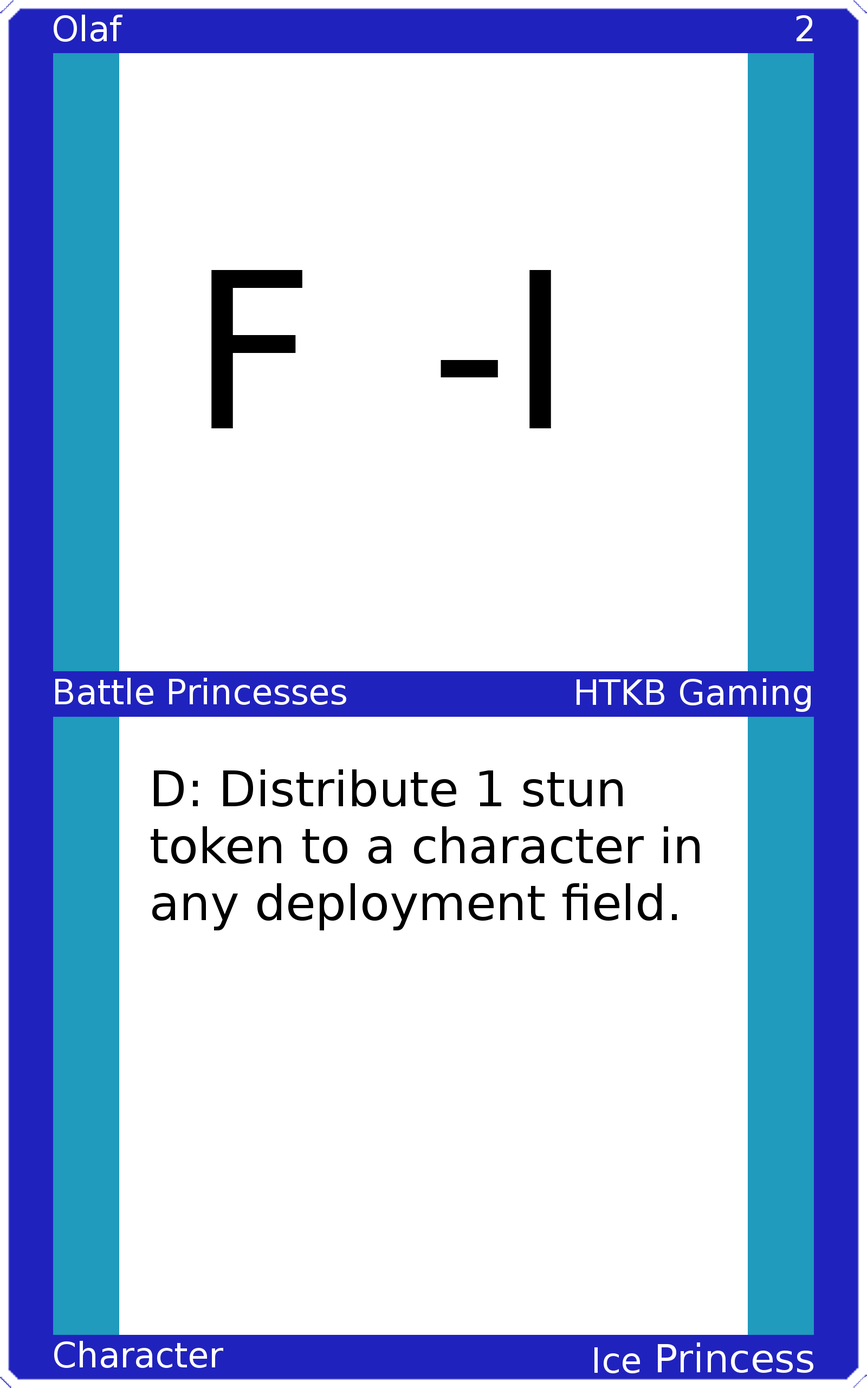
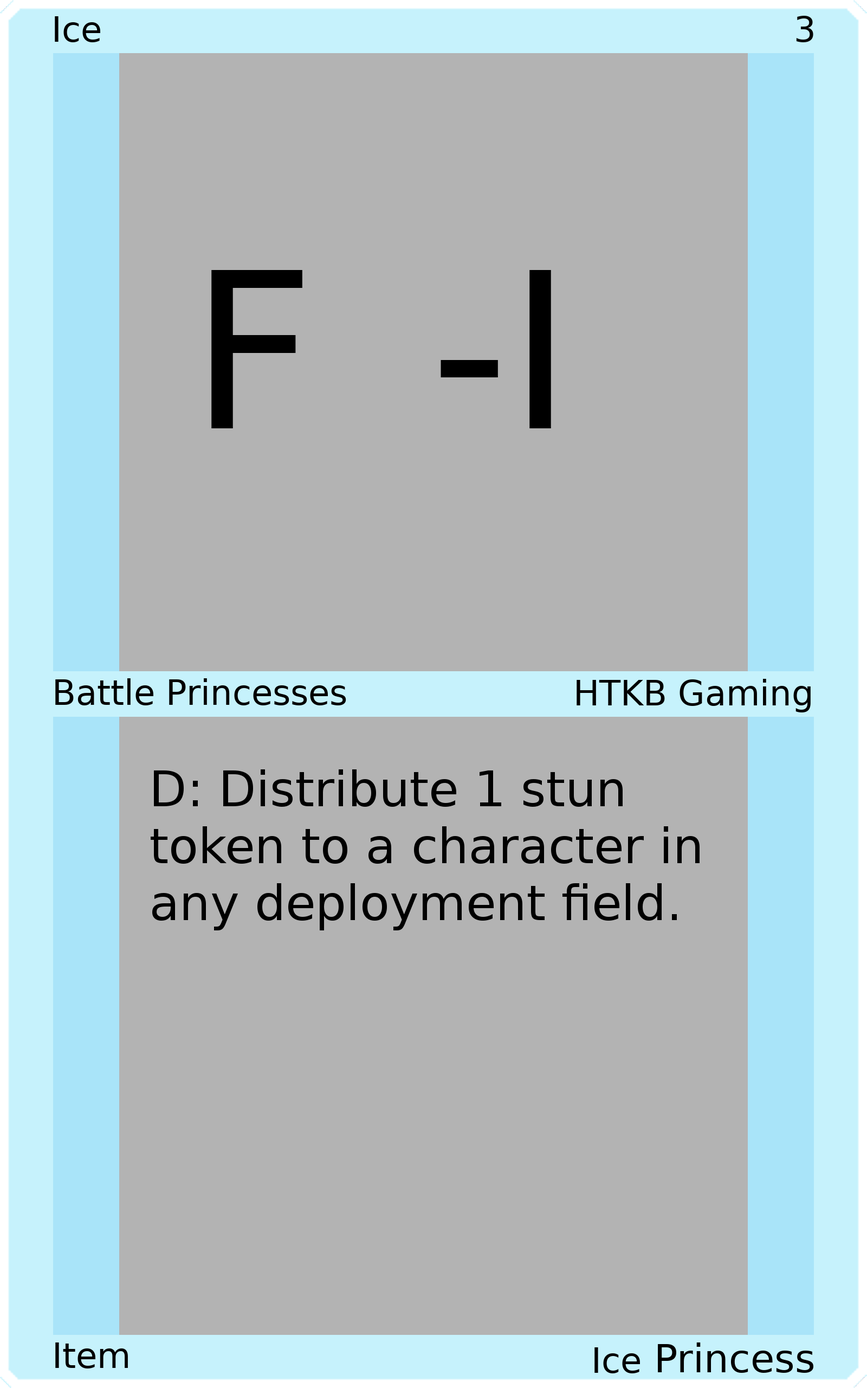
Layer changes from the first 867x1388 image to the second:
painted on "Upper Left" over [53, 14, 123, 43]
painted on "Upper Right" over [796, 15, 814, 43]
painted on "Mid Left" over [55, 677, 347, 706]
painted on "Mid Right" over [576, 678, 811, 713]
painted on "Bottom Left" over [54, 1340, 224, 1369]
painted on "Bottom Right" over [594, 1342, 814, 1373]
painted on "Border" over [0, 0, 867, 1388]
painted on "Top Background" over [119, 52, 748, 673]
painted on "Bottom Background" over [119, 715, 748, 1336]
painted on "Background" over [35, 35, 832, 1352]
